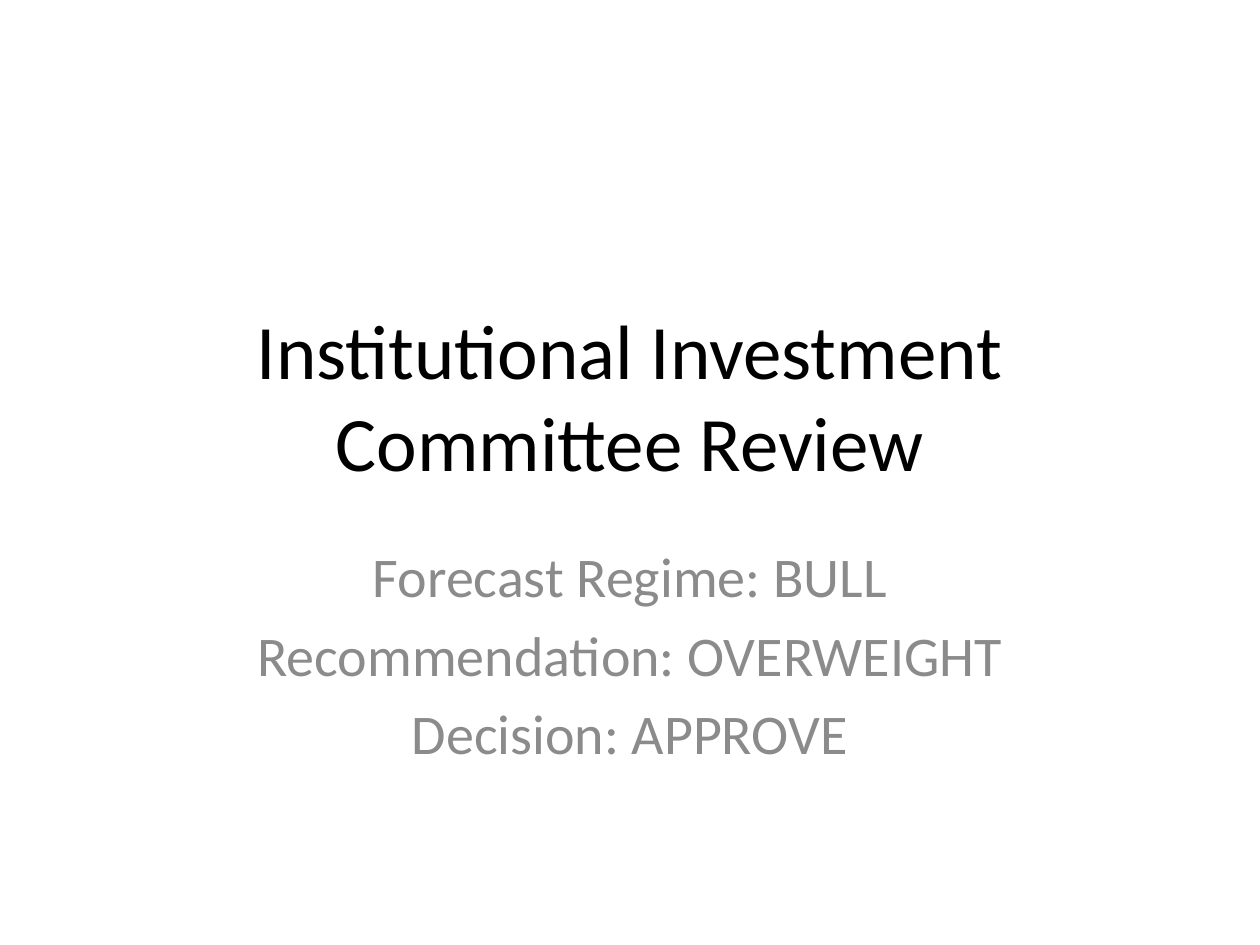
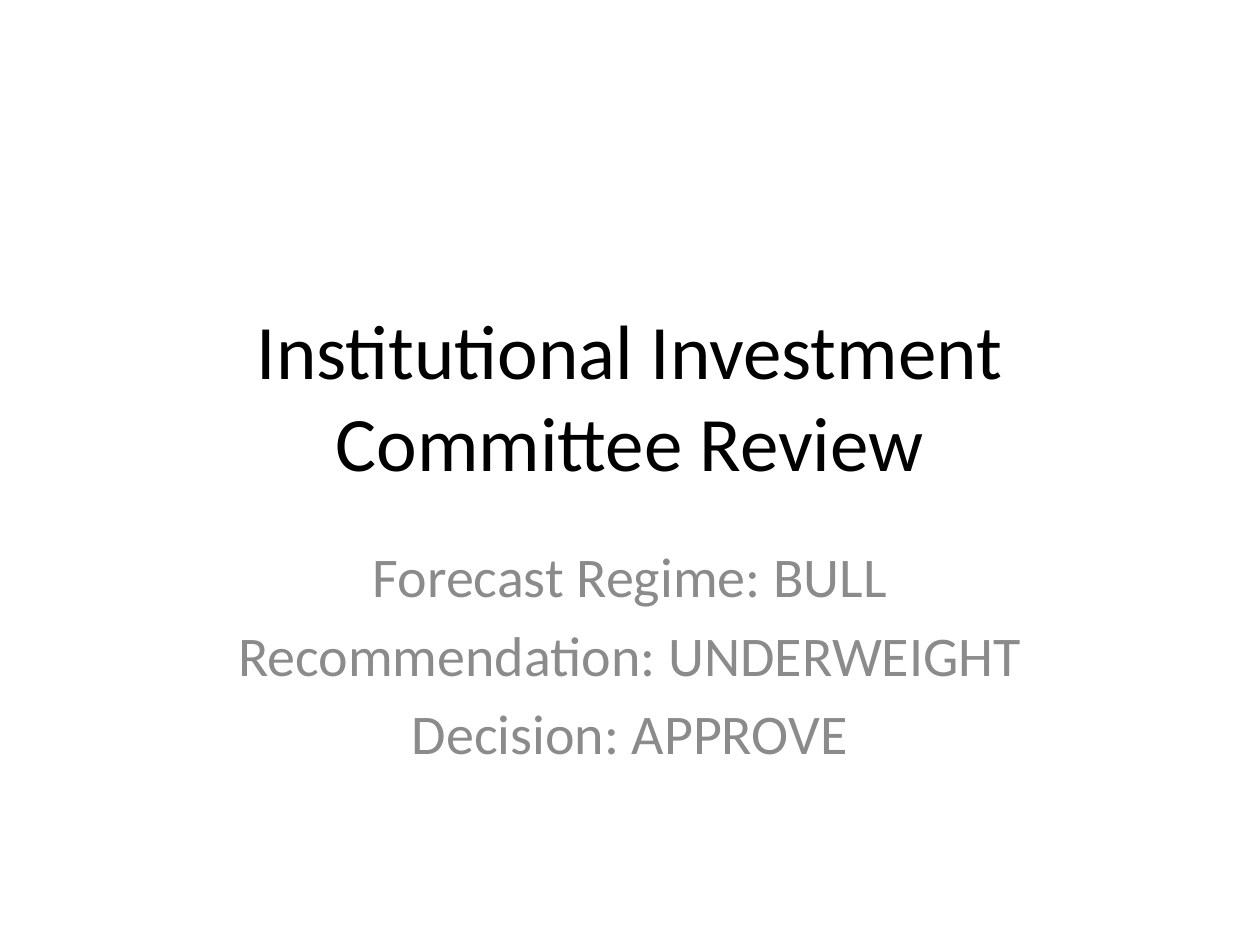
Before and after one commit to sakshinekkala28/Institutional_Quant_Platform, a slide deck: slide 1 of data/reports/investment_committee_presentation.pptx. Drawn at 1260x945 pixels with LibreOffice and Linux fonts; fonts in the diff are those of the drawing. Boxes give left, top, right and bottom in pixels: in the first picture for what was removed or moved away, otherwise in the second. Text is boxed around its words. In the diff, an @@ line names an element or a change of style, - is before the commit and + after.

```diff
--- a/data/reports/investment_committee_presentation.pptx
+++ b/data/reports/investment_committee_presentation.pptx
@@ subtitle at (x1=238, y1=637, x2=1020, y2=677): text changed @@
-Recommendation: OVERWEIGHT
+Recommendation: UNDERWEIGHT
```
Also in this commit, not shown: 7 other slides changed, 20 other files.
